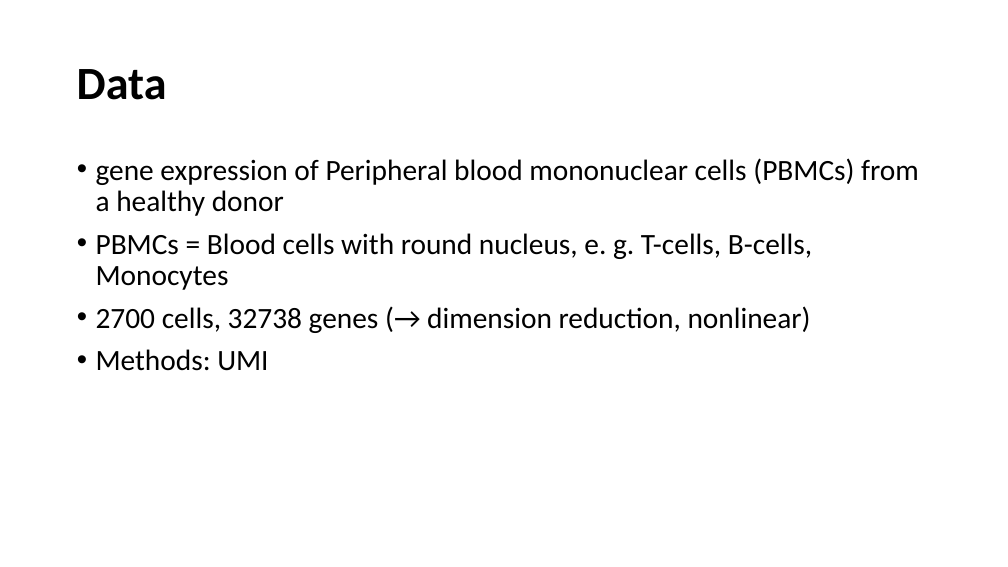
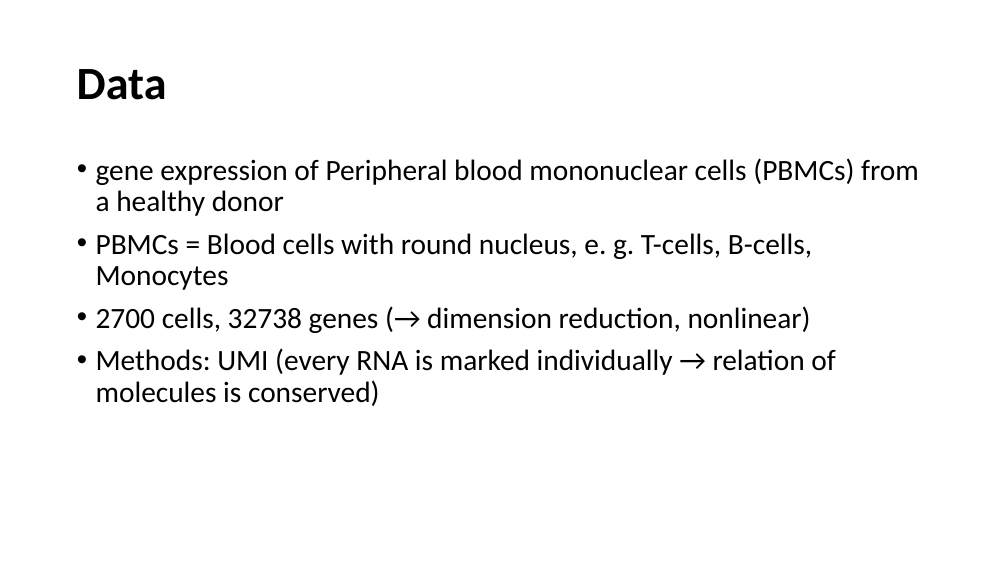
Before and after one commit to datascience-mobi/group-01-project-4-1, a slide deck: slide 3 of K-means clustering.pptx. Drawn at 1008x567 pixels with LibreOffice and Linux fonts; fonts in the diff are those of the drawing. Boxes give left, top, right and bottom in pixels: in the first picture for what was removed or moved away, otherwise in the second. Text is boxed around its words. In the diff, an @@ line names an element or a change of style, - is before the commit and + after.

```diff
--- a/K-means clustering.pptx
+++ b/K-means clustering.pptx
@@ text at bbox=[96, 348, 835, 406]: text changed @@
-• Methods: UMI
+• Methods: UMI (every RNA is marked individually → relation of molecules is conserved)
```
Also in this commit, not shown: 1 other file.
